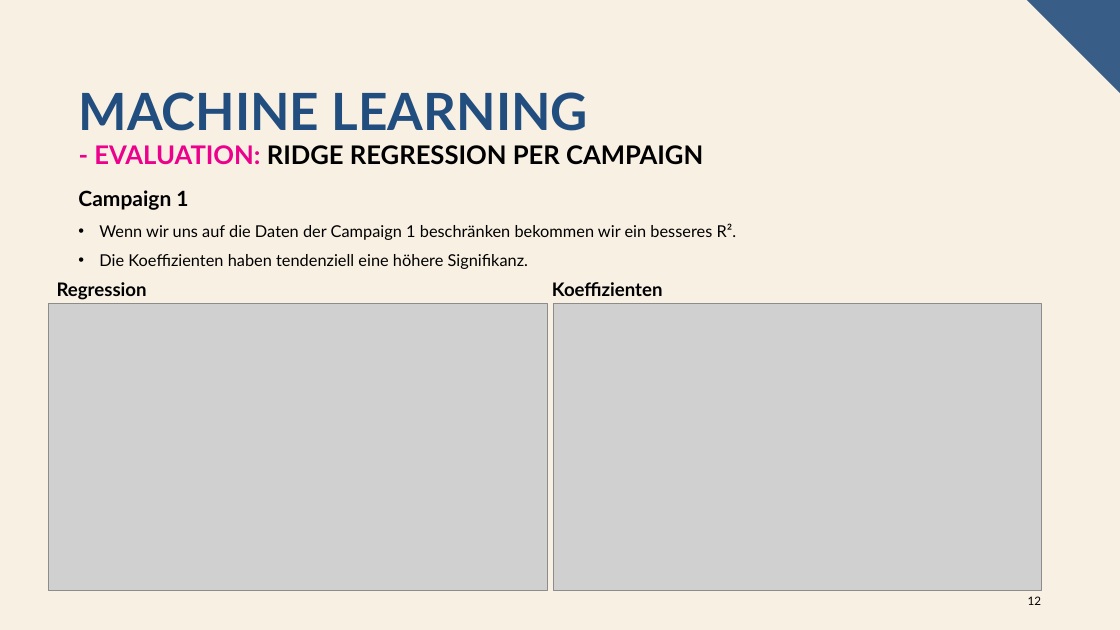
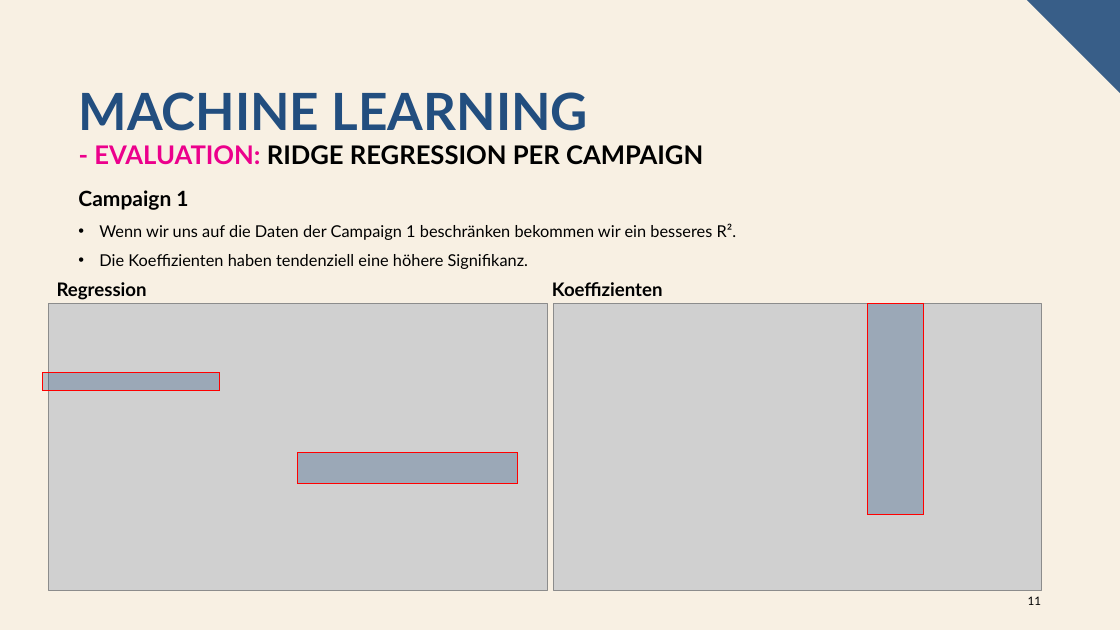
Before and after one commit to oliverschulz1983/Machine-learning-in-online-marketing-analysis-and-identification-of-optimisation-opportunities, a slide deck: slide 11 of Machine_Learning_in_Online_Marketing.pptx (slide 12 before the commit). Drawn at 1120x630 pixels with LibreOffice and Linux fonts; fonts in the diff are those of the drawing; grey boxes stand for pictures. Boxes give left, top, right and bottom in pixels: in the first picture for what was removed or moved away, otherwise in the second. Text is boxed around its words. In the diff, an @@ line names an element or a change of style, - is before the commit and + after.

```diff
--- a/Machine_Learning_in_Online_Marketing.pptx
+++ b/Machine_Learning_in_Online_Marketing.pptx
@@ rectangle added at (868, 304, 923, 515), fill #224E7F at 30% opacity, outline #FF0000 1 pt @@
@@ rectangle added at (43, 373, 220, 391), fill #224E7F at 30% opacity, outline #FF0000 1 pt @@
@@ rectangle added at (298, 452, 518, 483), fill #224E7F at 30% opacity, outline #FF0000 1 pt @@
@@ page number at (1028, 596, 1041, 605): text changed @@
-12
+11
```
Also in this commit, not shown: 9 other slides changed, 1 slide removed.
